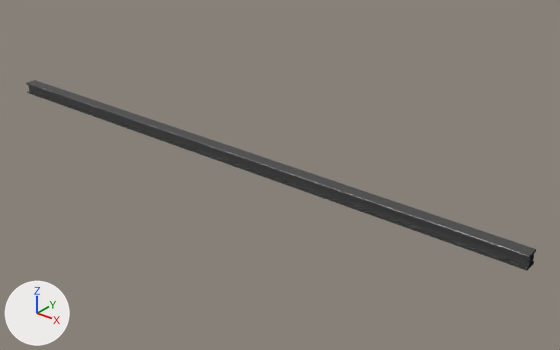
An edit to the FBX model Assets/Art/Models/MetalBeam_horizontal.fbx, drawn before and after from the same camera.
Before and after are seen from a camera (50 mm lens) standing at (30.2, -19.2, 13.0) and looking at (13.8, 1.3, 0.3). Every picture has the same lights, and +X, +Y and +Z are marked at lower left. Where no turn or scale is listed for an object, it has been applied to the vertices.

The first picture shows 'beamMetal_horizontal'.
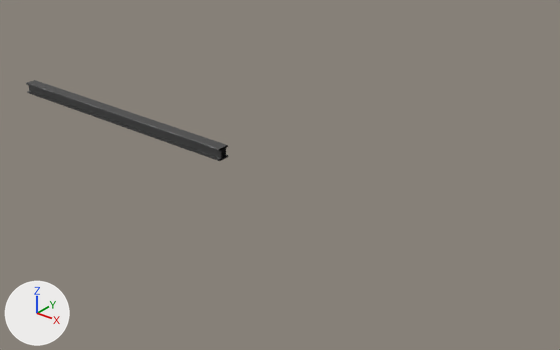
The newer file is also rescaled (x2.0), turned or shifted as a whole; pictures and numbers use the older file's frame.

The change, as JSON lines over the scene's bpy script:
```json
{"block": "me_cube_023", "where": "me_cube_023.from_pydata(...)  # 192 vertices, 96 faces; spans x 0.0..23.9, y 0.0..0.5, z -0.5..0.0"}
{"block": "me_cube_023", "where": "# used by ob_beammetal_horizontal; location = (0.01, 0.0, 1.3)"}
{"block": "me_cube_023", "change": "me_cube_023 part 1: the loose piece of 32 vertices spanning x 12.0..16.0, y 0.0..0.5, z -0.5..0.0 is deleted"}
{"block": "me_cube_023", "change": "me_cube_023 part 2: the loose piece of 32 vertices spanning x 16.0..20.0, y 0.0..0.5, z -0.5..0.0 is deleted"}
{"block": "me_cube_023", "change": "me_cube_023 part 3: the loose piece of 32 vertices spanning x 20.0..23.9, y 0.0..0.5, z -0.5..0.0 is deleted"}
```

Location of each change, (x1, y1, x2, y2) in pixels of the pictures (560 x 350 px):
```json
{"object": "beamMetal_horizontal", "change": "reshaped", "before": [26, 80, 536, 271], "after": [26, 80, 228, 161], "on screen": "60% narrower, 57% shorter"}
{"part": 1, "of": "me_cube_023", "change": "deleted", "before": [219, 145, 312, 192]}
{"part": 2, "of": "me_cube_023", "change": "deleted", "before": [305, 174, 414, 227]}
{"part": 3, "of": "me_cube_023", "change": "deleted", "before": [406, 208, 536, 271]}
```
